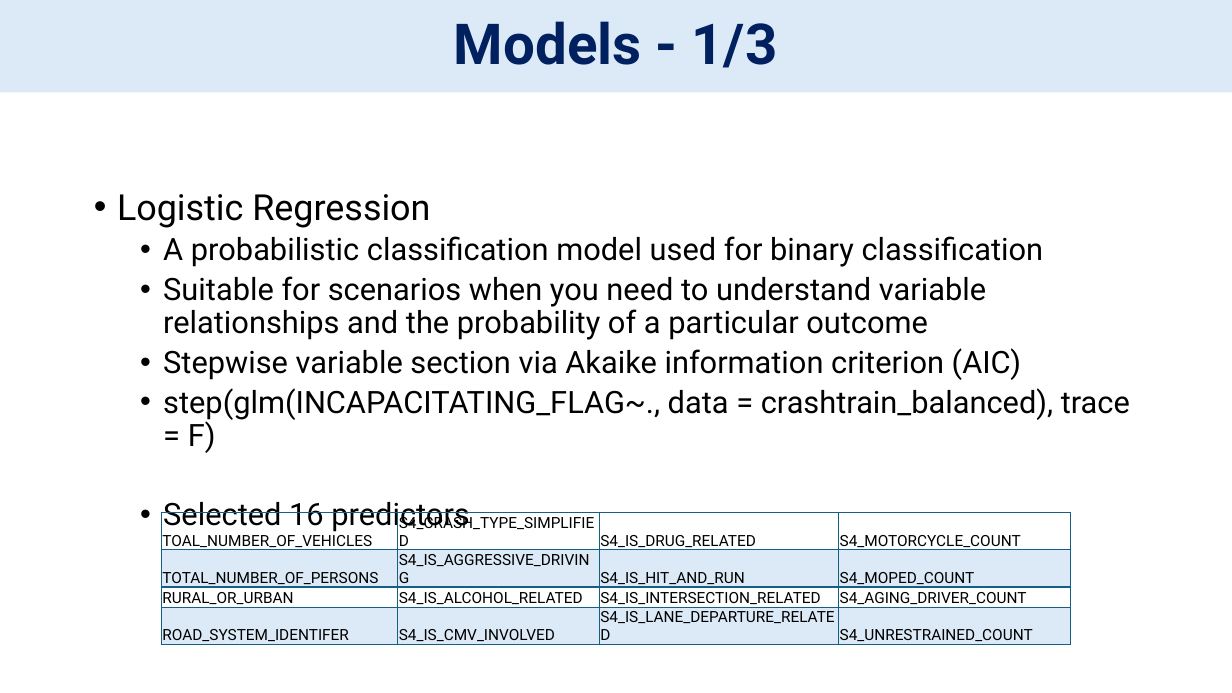
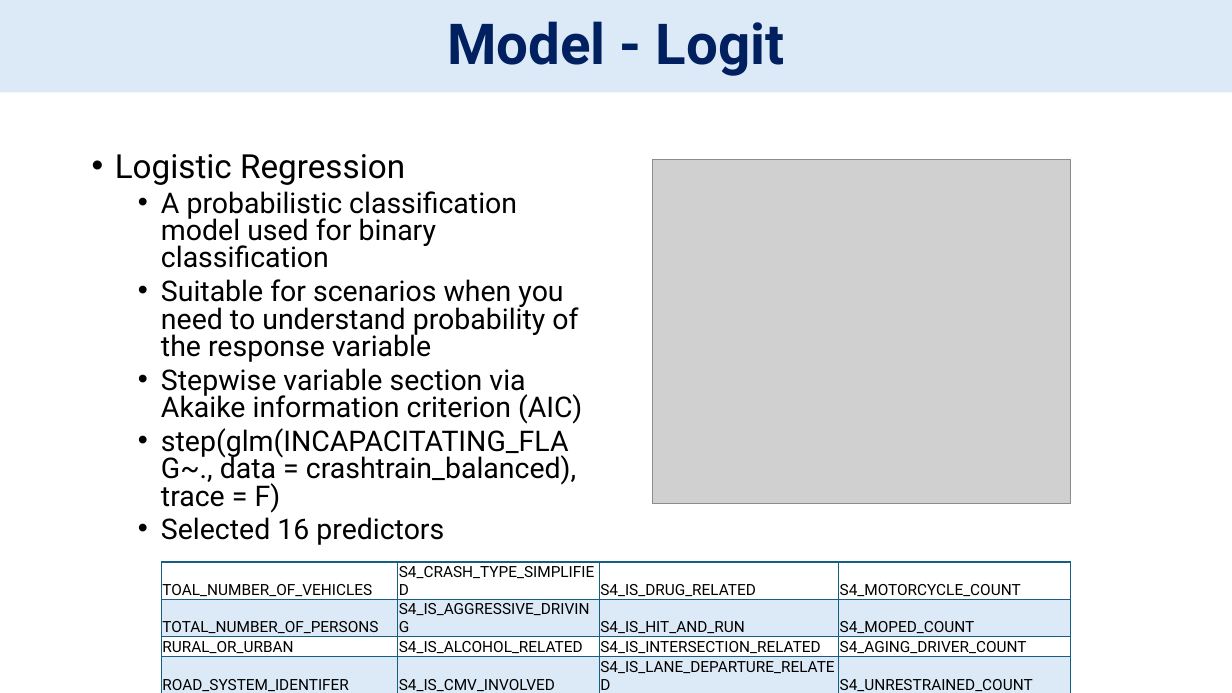
Before and after one commit to bofethe/signal-four, a slide deck: slide 9 of PredictiveCrashAnalysis.pptx (slide 8 before the commit). Drawn at 1232x693 pixels with LibreOffice and Linux fonts; fonts in the diff are those of the drawing; grey boxes stand for pictures. Boxes give left, top, right and bottom in pixels: in the first picture for what was removed or moved away, otherwise in the second. Text is boxed around its words. In the diff, an @@ line names an element or a change of style, - is before the commit and + after.

```diff
--- a/PredictiveCrashAnalysis.pptx
+++ b/PredictiveCrashAnalysis.pptx
@@ title at (447,21,785,76): text changed @@
-Models - 1/3
+Model - Logit
@@ text "Logistic Regression": place and size @@
-text "Logistic Regression" at (117,194,1130,533)
+text "Logistic Regression" at (115,154,582,545)
@@ text at (115,154,582,545): size 28 to 25.9 pt in "Logistic Regression"; size 24 to 22.2 pt in "A probabilistic classification model used for binary ...", "Stepwise variable section via Akaike information criterion ...", "step(glm(INCAPACITATING_FLAG~., data = crashtrain_balanced), ...", "Selected 16 predictors"; line spacing 0.9 to 0.8 @@
@@ picture added at (653,160,1071,504) @@
@@ text at (161,279,578,362): text changed; size 24 to 22.2 pt @@
-  • Suitable for scenarios when you need to understand variable relationships and the probability of a particular outcome
+  • Suitable for scenarios when you need to understand probability of the response variable
@@ table: place and size @@
-table at (162,513,1071,649)
+table at (162,562,1071,693)
```
Also in this commit, not shown: 6 other slides changed, 3 slides added, 1 slide removed, 3 other files.
